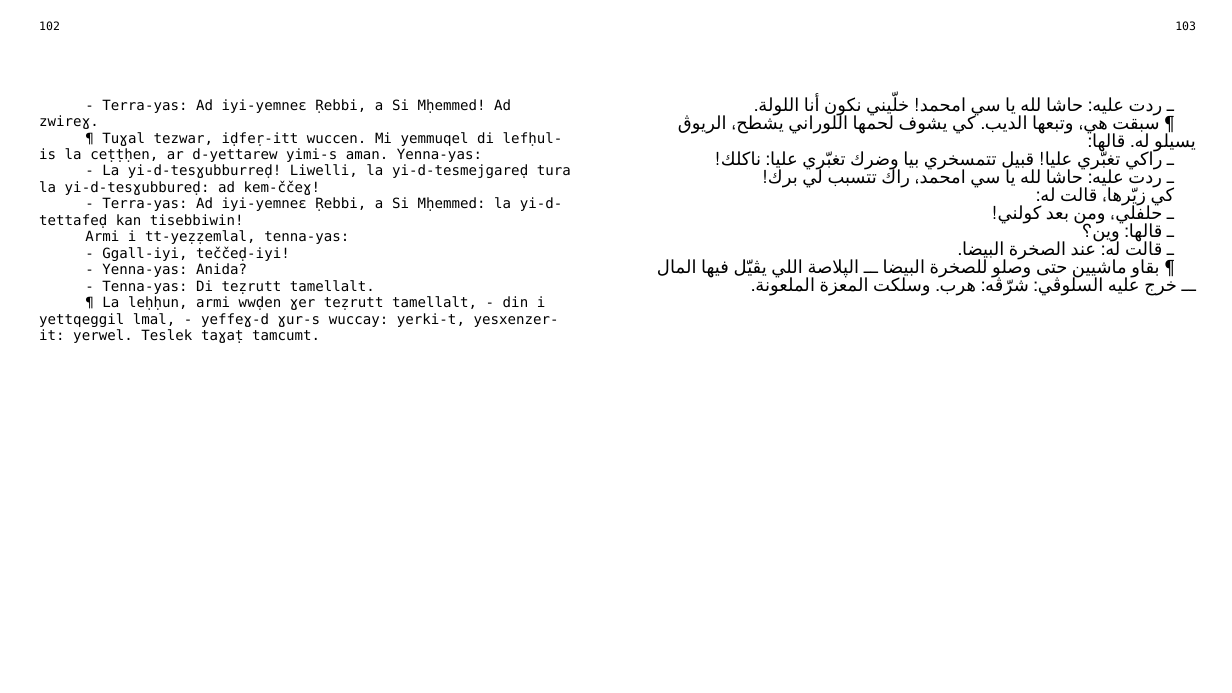
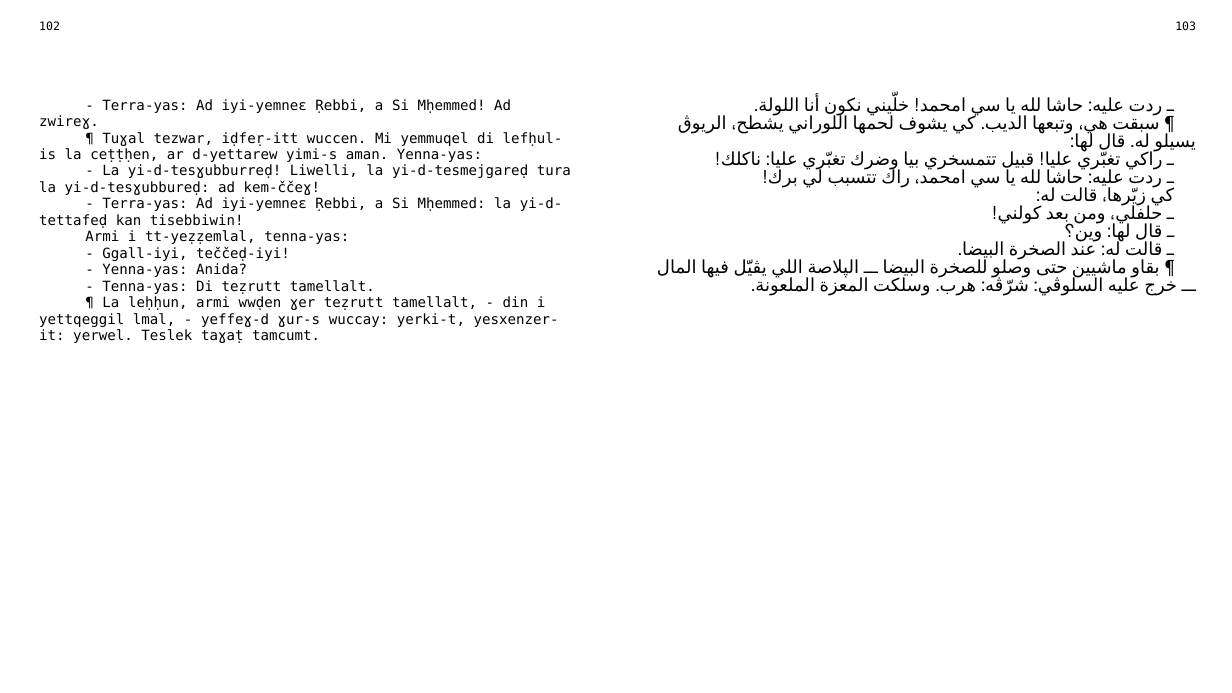
Before and after one commit to sferhah/tamacahut_n_wuccen, a slide deck: slide 47 of Uccen.ConsoleApp/uccen.arq.pptx. Drawn at 1232x693 pixels with LibreOffice and Linux fonts; fonts in the diff are those of the drawing. Boxes give left, top, right and bottom in pixels: in the first picture for what was removed or moved away, otherwise in the second. Text is boxed around its words. In the diff, an @@ line names an element or a change of style, - is before the commit and + after.

```diff
--- a/Uccen.ConsoleApp/uccen.arq.pptx
+++ b/Uccen.ConsoleApp/uccen.arq.pptx
@@ table at [30,15,1205,668] @@
-row 3, column 3: ـ ردت عليه: حاشا لله يا سي امحمد! خلّيني نكون أنا اللولة. / ¶ سبقت هي، وتبعها الديب. كي يشوف لحمها اللوراني يشطح، الريوڨ يسيلو له. قالها: / ـ راكي تغبّري عليا! قبيل تتمسخري بيا وضرك تغبّري عليا: ناكلك! / ـ ردت عليه: حاشا لله يا سي امحمد، راك تتسبب لي برك! / كي زيّرها، قالت له: / ـ حلفلي، ومن بعد كولني! / ـ قالها: وين؟ / ـ قالت له: عند الصخرة البيضا. / ¶ بقاو ماشيين حتى وصلو للصخرة البيضا ــ الپلاصة اللي يڨيّل فيها المال ــ خرج عليه السلوڨي: شرّڨه: هرب. وسلكت المعزة الملعونة.
+row 3, column 3: ـ ردت عليه: حاشا لله يا سي امحمد! خلّيني نكون أنا اللولة. / ¶ سبقت هي، وتبعها الديب. كي يشوف لحمها اللوراني يشطح، الريوڨ يسيلو له. قال لها: / ـ راكي تغبّري عليا! قبيل تتمسخري بيا وضرك تغبّري عليا: ناكلك! / ـ ردت عليه: حاشا لله يا سي امحمد، راك تتسبب لي برك! / كي زيّرها، قالت له: / ـ حلفلي، ومن بعد كولني! / ـ قال لها: وين؟ / ـ قالت له: عند الصخرة البيضا. / ¶ بقاو ماشيين حتى وصلو للصخرة البيضا ــ الپلاصة اللي يڨيّل فيها المال ــ خرج عليه السلوڨي: شرّڨه: هرب. وسلكت المعزة الملعونة.
```
Also in this commit, not shown: 13 other slides changed, 1 other file.
